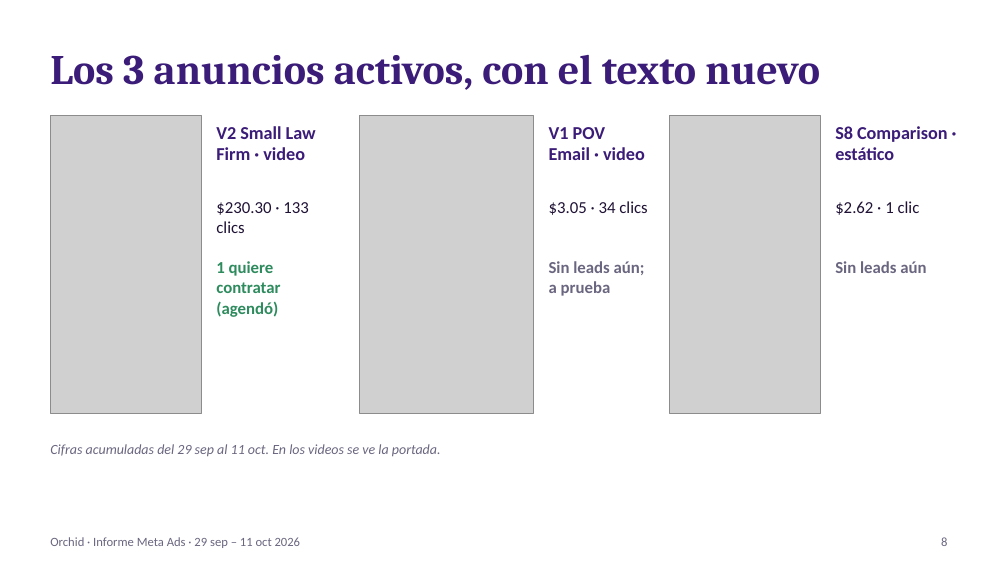
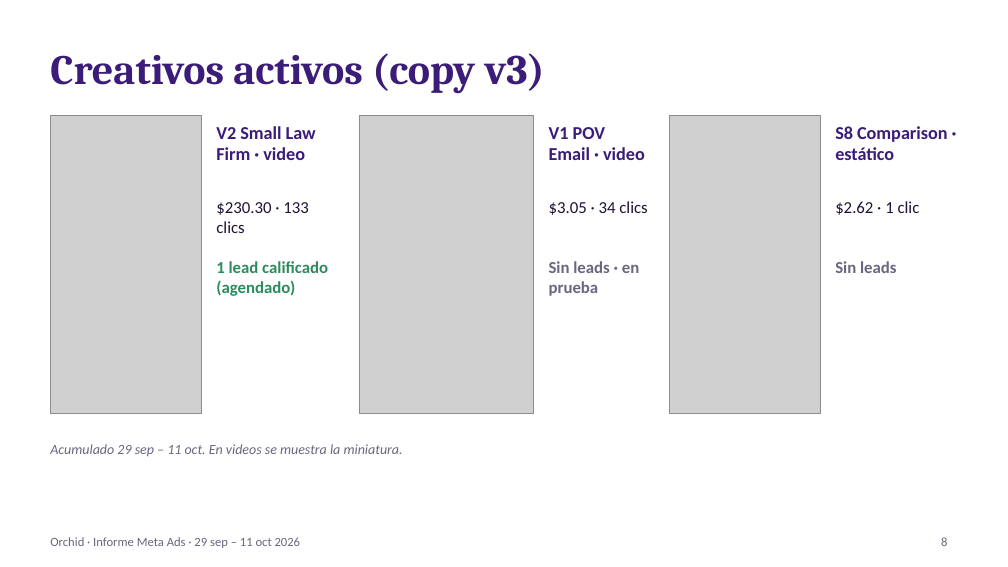
Before and after one commit to manlizard-sys/MetaADS2026, a slide deck: slide 8 of build/reports/informes/Informe_Meta_Ads_Orchid_2026-10-12.pptx. Drawn at 1008x567 pixels with LibreOffice and Linux fonts; fonts in the diff are those of the drawing; grey boxes stand for pictures. Boxes give left, top, right and bottom in pixels: in the first picture for what was removed or moved away, otherwise in the second. Text is boxed around its words. In the diff, an @@ line names an element or a change of style, - is before the commit and + after.

```diff
--- a/build/reports/informes/Informe_Meta_Ads_Orchid_2026-10-12.pptx
+++ b/build/reports/informes/Informe_Meta_Ads_Orchid_2026-10-12.pptx
@@ title at (x1=50, y1=53, x2=545, y2=94): text changed @@
-Los 3 anuncios activos, con el texto nuevo
+Creativos activos (copy v3)
@@ text at (x1=216, y1=261, x2=328, y2=296): text changed @@
-1 quiere contratar (agendó)
+1 lead calificado (agendado)
@@ text at (x1=549, y1=261, x2=639, y2=296): text changed @@
-Sin leads aún; a prueba
+Sin leads · en prueba
@@ text at (x1=835, y1=261, x2=897, y2=273): text changed @@
-Sin leads aún
+Sin leads
@@ text at (x1=50, y1=444, x2=403, y2=456): text changed @@
-Cifras acumuladas del 29 sep al 11 oct. En los videos se ve la portada.
+Acumulado 29 sep – 11 oct. En videos se muestra la miniatura.
```
Also in this commit, not shown: 11 other slides changed, 1 other file.
